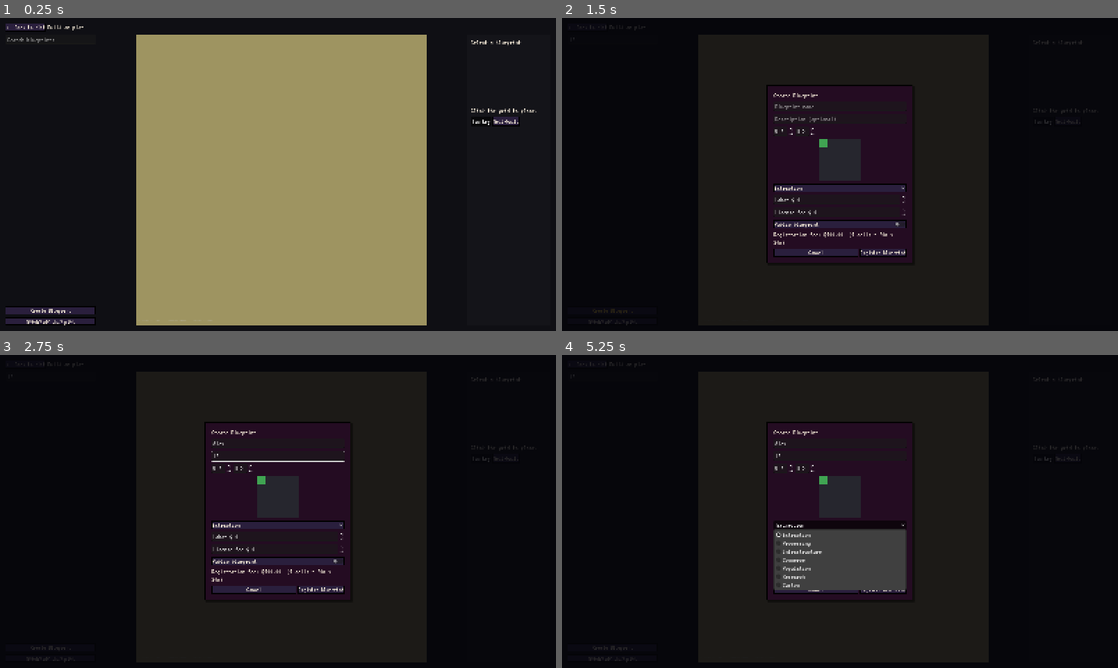
Above: before the commit, frames 1-4 (two rows, left to right).
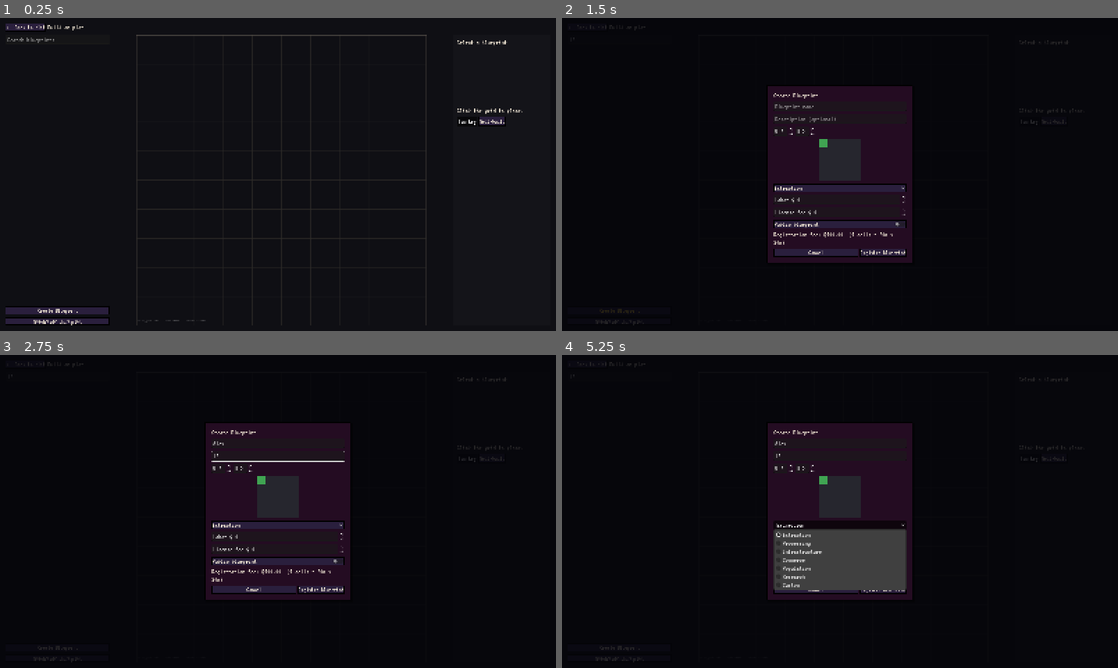
Above: after the commit, the same moments.

Repository: at6132/econ
Game: Godot game, scene res://scenes/panels/BuildPanel.tscn
Same seed, same stepped clock (60 frames per second), same inputs: the game is played once before the commit and once after it. This scene is started directly instead of the project's main scene.
Inputs (mouse positions are in pixels of both pictures, inside the frame that each line leads up to):
- Up to frame 1 (0.25 s): no input
- Up to frame 2 (1.5 s): click (612, 39) at 0.52 s; type "12" at 0.6 s; click "Create Blueprint" at 1.25 s
- Up to frame 3 (2.75 s): click (278, 442) at 2.02 s; type "Alex" at 2.1 s; click (278, 455) at 2.25 s; type "12" at 2.33 s
- Up to frame 4 (5.25 s): click "Subdivide this plot" at 2.75 s; click "Turnkey" at 3.5 s; click "Self-build" at 4.25 s; click "Extraction" at 5 s

The runs differ from the first frame. In frame 1, 49% of the frame differs, in the area x 4-97%, y 5-99%; in frame 2, less than 0.1%; in frame 3, less than 0.1%; in frame 4, less than 0.1%.

Commit message:
fix(godot): restore schematic build grid for polyomino deeds
Crisp 10m cell grid with hectare lines, void outside deed, fixed column
widths, and no world-map jitter in the build panel.

Co-authored-by: Cursor <cursoragent@cursor.com>

Diff:
--- a/realm_client/scenes/panels/BuildPanel.gd
+++ b/realm_client/scenes/panels/BuildPanel.gd
@@ -41,9 +41,15 @@
 	var terrain: String = str(plot_data.get("terrain", "plains"))
 	var tlabel: String = terrain.replace("_", " ").capitalize()
 	var area_m := int(plot_data.get("area_sq_metres", 10_000))
-	var wt := int(plot_data.get("world_tiles_w", 1))
-	var ht := int(plot_data.get("world_tiles_h", 1))
-	var size_lbl := "%d m² (%d×%d ha)" % [area_m, wt, ht] if wt > 1 or ht > 1 else "100m × 100m"
+	var ha := float(area_m) / 10000.0
+	var tile_n := int(plot_data.get("world_tile_count", 0))
+	if tile_n < 1:
+		var wc: Variant = plot_data.get("world_cells", [])
+		if wc is Array:
+			tile_n = (wc as Array).size()
+	var size_lbl := "%d m² (%.1f ha)" % [area_m, ha]
+	if tile_n > 1:
+		size_lbl += " · %d tiles" % tile_n
 	plot_title.text = "Build on Plot %s  ·  %s  ·  %s" % [plot_id, tlabel, size_lbl]
 	if sidebar.has_method("set_plot_id"):
 		sidebar.call("set_plot_id", plot_id)
--- a/realm_client/scenes/panels/BuildPanel.tscn
+++ b/realm_client/scenes/panels/BuildPanel.tscn
@@ -55,13 +55,21 @@
 [node name="BlueprintSidebar" parent="Root/VBox/Columns" instance=ExtResource("2_sidebar")]
 unique_name_in_owner = true
 layout_mode = 2
+size_flags_horizontal = 0
+size_flags_stretch_ratio = 0.0
+custom_minimum_size = Vector2(300, 0)
 
 [node name="PlotGridView" parent="Root/VBox/Columns" instance=ExtResource("3_grid")]
 unique_name_in_owner = true
 layout_mode = 2
 size_flags_horizontal = 3
 size_flags_vertical = 3
+size_flags_stretch_ratio = 1.0
+custom_minimum_size = Vector2(480, 400)
 
 [node name="BlueprintDetail" parent="Root/VBox/Columns" instance=ExtResource("4_detail")]
 unique_name_in_owner = true
 layout_mode = 2
+size_flags_horizontal = 0
+size_flags_stretch_ratio = 0.0
+custom_minimum_size = Vector2(280, 0)
--- a/realm_client/scenes/panels/build/BlueprintDetail.tscn
+++ b/realm_client/scenes/panels/build/BlueprintDetail.tscn
@@ -3,9 +3,10 @@
 [ext_resource type="Script" path="res://scenes/panels/build/BlueprintDetail.gd" id="1_script"]
 
 [node name="BlueprintDetail" type="PanelContainer"]
-custom_minimum_size = Vector2(240, 0)
+custom_minimum_size = Vector2(280, 0)
 layout_mode = 2
 size_flags_horizontal = 0
+size_flags_vertical = 3
 script = ExtResource("1_script")
 
 [node name="Margin" type="MarginContainer" parent="."]
--- a/realm_client/scenes/panels/build/BlueprintSidebar.gd
+++ b/realm_client/scenes/panels/build/BlueprintSidebar.gd
@@ -96,7 +96,10 @@
 
 func _make_blueprint_card(bp: Dictionary) -> PanelContainer:
 	var pc := PanelContainer.new()
+	pc.custom_minimum_size = Vector2(260, 0)
+	pc.size_flags_horizontal = Control.SIZE_EXPAND_FILL
 	var vbox := VBoxContainer.new()
+	vbox.size_flags_horizontal = Control.SIZE_EXPAND_FILL
 	pc.add_child(vbox)
 	var bid: String = str(bp.get("blueprint_id", ""))
 	if bid == _selected_id:
@@ -105,8 +108,9 @@
 	var cat_icon: String = CATEGORY_ICONS.get(str(bp.get("category", "custom")), "*")
 	var name_lbl := Label.new()
 	name_lbl.text = "%s %s" % [cat_icon, str(bp.get("name", bid))]
-	name_lbl.add_theme_font_size_override("font_size", 12)
+	name_lbl.add_theme_font_size_override("font_size", 13)
 	name_lbl.size_flags_horizontal = Control.SIZE_EXPAND_FILL
+	name_lbl.autowrap_mode = TextServer.AUTOWRAP_WORD_SMART
 	header.add_child(name_lbl)
 	var fp_lbl := Label.new()
 	fp_lbl.text = "%d×%d" % [int(bp.get("footprint_w", 1)), int(bp.get("footprint_h", 1))]
--- a/realm_client/scenes/panels/build/BlueprintSidebar.tscn
+++ b/realm_client/scenes/panels/build/BlueprintSidebar.tscn
@@ -3,9 +3,10 @@
 [ext_resource type="Script" path="res://scenes/panels/build/BlueprintSidebar.gd" id="1_script"]
 
 [node name="BlueprintSidebar" type="VBoxContainer"]
-custom_minimum_size = Vector2(260, 0)
+custom_minimum_size = Vector2(300, 0)
 layout_mode = 2
 size_flags_horizontal = 0
+size_flags_vertical = 3
 theme_override_constants/separation = 8
 script = ExtResource("1_script")
 
@@ -17,11 +18,14 @@
 [node name="Scroll" type="ScrollContainer" parent="."]
 layout_mode = 2
 size_flags_vertical = 3
+size_flags_horizontal = 3
+horizontal_scroll_mode = 0
 
 [node name="BlueprintList" type="VBoxContainer" parent="Scroll"]
 unique_name_in_owner = true
 layout_mode = 2
 size_flags_horizontal = 3
+size_flags_vertical = 0
 theme_override_constants/separation = 6
 
 [node name="CreateBlueprintBtn" type="Button" parent="."]
--- a/realm_client/scenes/panels/build/PlotGridView.gd
+++ b/realm_client/scenes/panels/build/PlotGridView.gd
@@ -17,8 +17,12 @@
 	"swamp": Color(0.28, 0.40, 0.22),
 	"tundra": Color(0.82, 0.85, 0.88),
 }
-const LOT_LINE := Color(0.12, 0.11, 0.10, 0.92)
-const LOT_LINE_HI := Color(0.85, 0.72, 0.20, 0.55)
+const VOID_FILL := Color(0.06, 0.06, 0.08, 0.92)
+const VOID_LINE := Color(0.14, 0.14, 0.16, 0.55)
+const GRID_LINE := Color(0.18, 0.17, 0.16, 0.65)
+const TILE_LINE := Color(0.32, 0.30, 0.28, 0.85)
+const DEED_LINE := Color(0.12, 0.11, 0.10, 0.95)
+const DEED_LINE_HI := Color(0.85, 0.72, 0.20, 0.55)
 const STREET_COLOR := Color(0.28, 0.28, 0.30, 0.45)
 const OCCUPIED_COLOR := Color(0.25, 0.25, 0.30, 0.85)
 const PREVIEW_OK := Color(0.30, 0.90, 0.40, 0.55)
@@ -33,6 +37,7 @@
 var _placed_buildings: Array = []
 var _sub_plots: Array = []
 var _lots: Array = []
+var _deed_cells: Dictionary = {}  # "gx,gy" → true
 var _street_rows: Array[int] = []
 
 var _placing_blueprint_id: String = ""
@@ -68,8 +73,24 @@
 		_sub_plots = []
 	# Deed footprint = engine ``world_cells`` (one source of truth with the world map).
 	_lots = [_deed_lot_from_world_cells(data)]
+	_deed_cells = _deed_cell_lookup(_lots)
 	_street_rows = []
 	queue_redraw()
+
+
+func _deed_cell_lookup(lots: Array) -> Dictionary:
+	var out := {}
+	for lot in lots:
+		if not (lot is Dictionary):
+			continue
+		for c in (lot as Dictionary).get("cells", []) as Array:
+			if c is Vector2i:
+				out["%d,%d" % [c.x, c.y]] = true
+	return out
+
+
+func _in_deed(gx: int, gy: int) -> bool:
+	return _deed_cells.has("%d,%d" % [gx, gy])
 
 
 ## Build-grid cells (10m) covered by this deed — mirrors ``world_cells`` from the API.
@@ -176,11 +197,10 @@
 	if Time.get_ticks_msec() / 1000.0 < _error_flash_until:
 		terrain_color = terrain_color.lerp(Color(0.9, 0.2, 0.2), 0.35)
 
-	var plot_rect := _cells_rect(0, 0, _grid_w, _grid_h)
-	draw_rect(plot_rect, terrain_color)
-
+	_draw_cell_fills(terrain_color)
 	_draw_streets(cs)
-	_draw_lots(terrain_color)
+	_draw_schematic_grid(cs)
+	_draw_deed_outline()
 
 	for sp in _sub_plots:
 		if not (sp is Dictionary):
@@ -194,11 +214,13 @@
 		var lbl := str(sp.get("sub_plot_id", "?")).split(":")[-1]
 		_draw_text(border.position + Vector2(4, 14), lbl, 13, Color(0.85, 0.72, 0.20, 0.9))
 
-	if _hover_lot_idx >= 0 and _hover_lot_idx < _lots.size() and _placing_blueprint_id.is_empty():
-		var hover_cells: Array = (_lots[_hover_lot_idx] as Dictionary).get("cells", []) as Array
-		var hover_poly := _lot_boundary_polygon(hover_cells, _hover_lot_idx)
-		if hover_poly.size() >= 3:
-			_draw_polyline(hover_poly, LOT_LINE_HI, 2.0, true)
+	if (
+		_hover_gx >= 0
+		and _in_deed(_hover_gx, _hover_gy)
+		and _placing_blueprint_id.is_empty()
+	):
+		draw_rect(_cell_rect(_hover_gx, _hover_gy), Color(1.0, 1.0, 1.0, 0.08))
+		draw_rect(_cell_rect(_hover_gx, _hover_gy), DEED_LINE_HI, false, 1.5)
 
 	for b in _placed_buildings:
 		if not (b is Dictionary):
@@ -241,7 +263,7 @@
 			for dx in range(_placing_w):
 				var pgx := _hover_gx + dx
 				var pgy := _hover_gy + dy
-				if pgx < _grid_w and pgy < _grid_h:
+				if pgx < _grid_w and pgy < _grid_h and _in_deed(pgx, pgy):
 					draw_rect(_cell_rect(pgx, pgy), preview_color)
 
 	if _confirming:
@@ -256,17 +278,58 @@
 			RealmColors.ACCENT,
 		)
 
-	if cs > 20.0:
-		var area_m := int(_plot_data.get("area_sq_metres", _grid_w * _grid_h * 100))
+	if cs >= 6.0:
+		var area_m := int(_plot_data.get("area_sq_metres", _deed_cells.size() * 100))
+		var plot_rect := _cells_rect(0, 0, _grid_w, _grid_h)
 		_draw_text(
 			Vector2(plot_rect.position.x, size.y - 10.0),
-			"%d×%d cells (10m)  |  %d m² deed  |  %.0f cells free"
-			% [_grid_w, _grid_h, area_m, _free_cell_count()],
+			"%d×%d grid (10m)  |  %d m² deed  |  %d cells free"
+			% [_grid_w, _grid_h, area_m, int(_free_cell_count())],
 			10,
 			METRE_LABEL,
 		)
 
 
+func _draw_cell_fills(terrain_color: Color) -> void:
+	for gy in range(_grid_h):
+		for gx in range(_grid_w):
+			var r := _cell_rect(gx, gy)
+			if _in_deed(gx, gy):
+				draw_rect(r, terrain_color)
+			else:
+				draw_rect(r, VOID_FILL)
+
+
+func _draw_schematic_grid(cs: float) -> void:
+	if cs < 4.0:
+		return
+	for gx in range(_grid_w + 1):
+		var x := _grid_origin().x + gx * cs
+		var major := gx % 10 == 0
+		var col := TILE_LINE if major else GRID_LINE
+		var w := 1.5 if major else 1.0
+		var top := _grid_origin().y
+		var bottom := top + cs * _grid_h
+		draw_line(Vector2(x, top), Vector2(x, bottom), col, w, true)
+	for gy in range(_grid_h + 1):
+		var y := _grid_origin().y + gy * cs
+		var major := gy % 10 == 0
+		var col := TILE_LINE if major else GRID_LINE
+		var w := 1.5 if major else 1.0
+		var left := _grid_origin().x
+		var right := left + cs * _grid_w
+		draw_line(Vector2(left, y), Vector2(right, y), col, w, true)
+
+
+func _draw_deed_outline() -> void:
+	for i in range(_lots.size()):
+		var lot: Dictionary = _lots[i]
+		var cells: Array = lot.get("cells", []) as Array
+		var poly := _lot_boundary_polygon(cells, i, false)
+		if poly.size() >= 3:
+			_draw_polyline(poly, DEED_LINE, 2.0, true)
+
+
 func _draw_streets(_cs: float) -> void:
 	for row in _street_rows:
 		if row >= _grid_h:
@@ -276,22 +339,7 @@
 		draw_rect(r, STREET_COLOR)
 
 
-func _draw_lots(base_terrain: Color) -> void:
-	for i in range(_lots.size()):
-		var lot: Dictionary = _lots[i]
-		var cells: Array = lot.get("cells", []) as Array
-		var tint := base_terrain.lerp(Color(0.35, 0.32, 0.28), 0.04)
-		if str(lot.get("shape", "")) == "l":
-			tint = tint.lerp(Color(0.42, 0.38, 0.32), 0.08)
-		elif str(lot.get("shape", "")) in ["zigzag", "t", "plus", "poly"]:
-			tint = tint.lerp(Color(0.38, 0.36, 0.30), 0.05)
-		var poly := _lot_boundary_polygon(cells, i)
-		if poly.size() >= 3:
-			draw_colored_polygon(poly, tint)
-			_draw_polyline(poly, LOT_LINE, 1.6, true)
-
-
-func _lot_boundary_polygon(cells: Array, lot_idx: int) -> PackedVector2Array:
+func _lot_boundary_polygon(cells: Array, lot_idx: int, sketchy: bool = false) -> PackedVector2Array:
 	if cells.is_empty():
 		return PackedVector2Array()
 	var cell_set := {}
@@ -318,7 +366,10 @@
 	var loop: Array = _chain_segments(segments)
 	var poly := PackedVector2Array()
 	for p in loop:
-		poly.append(_grid_corner_px(int(p.x), int(p.y), lot_idx))
+		if sketchy:
+			poly.append(_grid_corner_px(int(p.x), int(p.y), lot_idx))
+		else:
+			poly.append(_grid_corner_crisp(int(p.x), int(p.y)))
 	return poly
 
 
@@ -352,10 +403,14 @@
 	return loop
 
 
-func _grid_corner_px(gx: int, gy: int, lot_idx: int) -> Vector2:
+func _grid_corner_crisp(gx: int, gy: int) -> Vector2:
 	var cs := _cell_size()
 	var o := _grid_origin()
-	var base := Vector2(o.x + gx * cs, o.y + gy * cs)
+	return Vector2(o.x + gx * cs, o.y + gy * cs)
+
+
+func _grid_corner_px(gx: int, gy: int, lot_idx: int) -> Vector2:
+	var base := _grid_corner_crisp(gx, gy)
 	var j := MapHash.vertex_jitter(
 		WorldState.world_seed,
 		_plot_id.hash() ^ lot_idx,
@@ -387,13 +442,24 @@
 	var occ := _occupied_set()
 	for dy in range(_placing_h):
 		for dx in range(_placing_w):
-			if occ.has("%d,%d" % [gx + dx, gy + dy]):
+			var cx := gx + dx
+			var cy := gy + dy
+			if not _in_deed(cx, cy):
+				return false
+			if occ.has("%d,%d" % [cx, cy]):
 				return false
 	return true
 
 
 func _free_cell_count() -> float:
-	return float(_grid_w * _grid_h - _occupied_set().size())
+	if _deed_cells.is_empty():
+		return float(_grid_w * _grid_h - _occupied_set().size())
+	var occ := _occupied_set()
+	var free_n := 0
+	for key in _deed_cells.keys():
+		if not occ.has(key):
+			free_n += 1
+	return float(free_n)
 
 
 func _gui_input(event: InputEvent) -> void:
@@ -437,4 +503,6 @@
 	var gy := int((screen_pos.y - o.y) / cs)
 	if gx < 0 or gy < 0 or gx >= _grid_w or gy >= _grid_h:
 		return Vector2i(-1, -1)
+	if not _in_deed(gx, gy):
+		return Vector2i(-1, -1)
 	return Vector2i(gx, gy)
